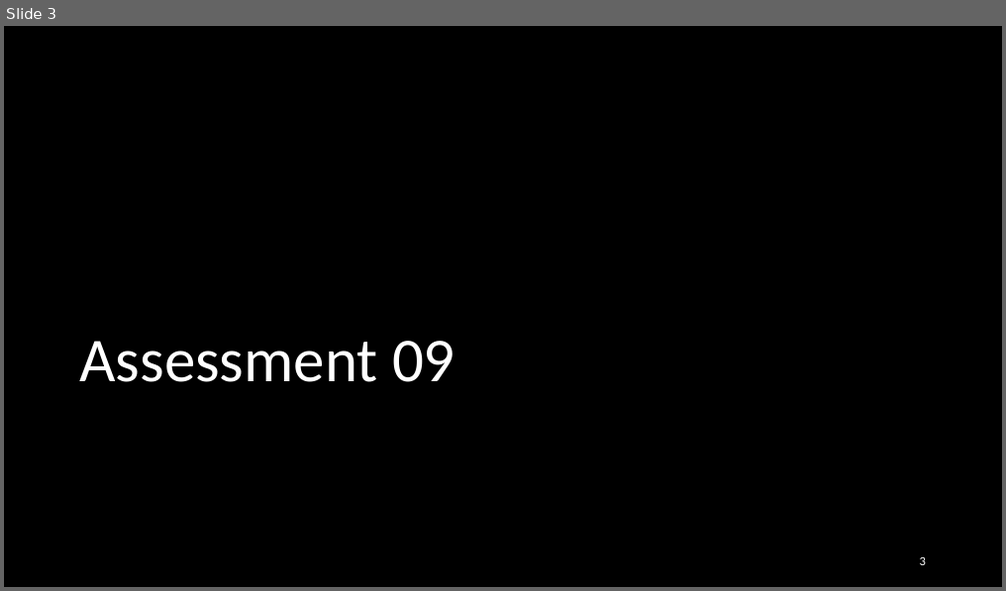
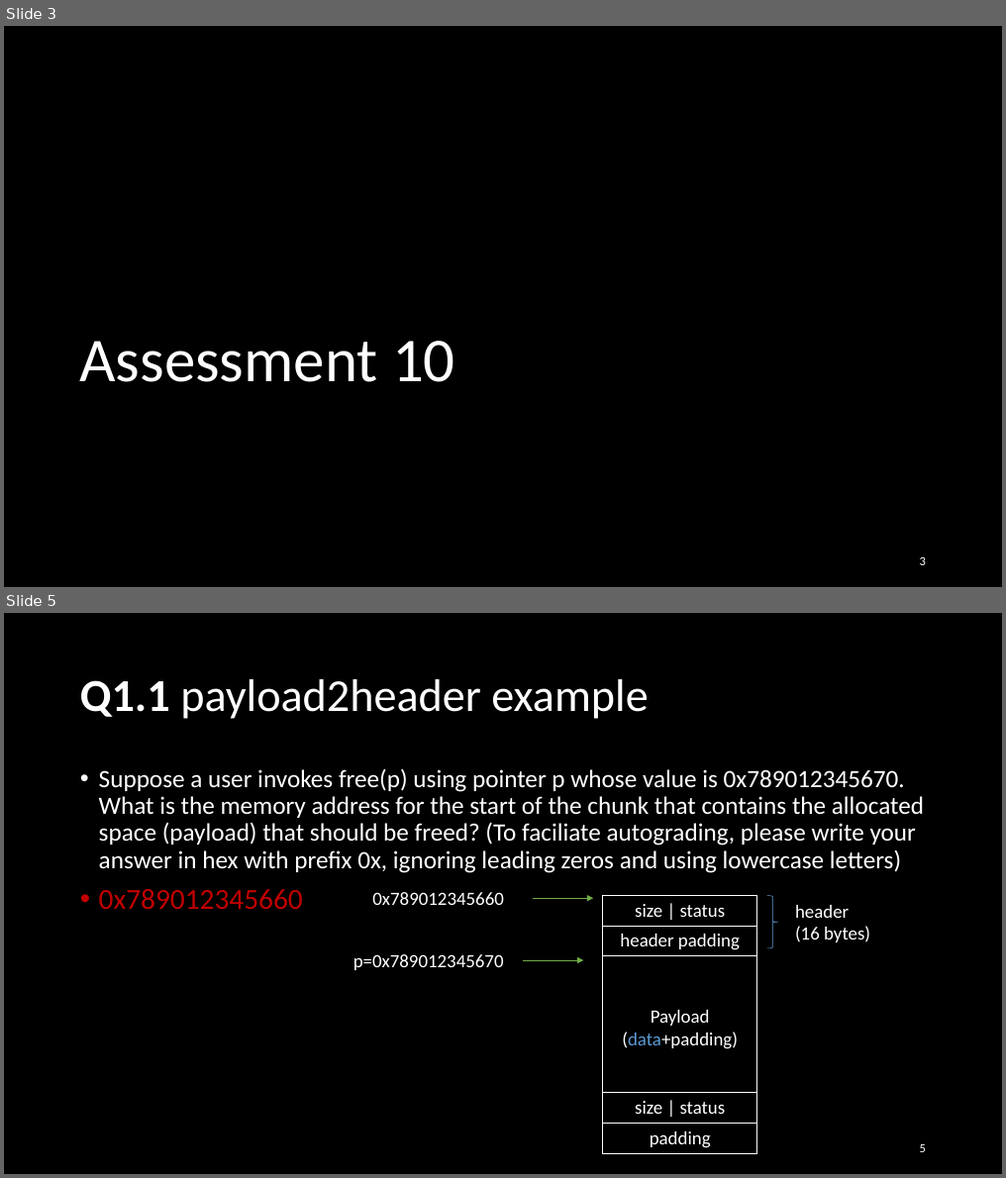
Before and after one commit to NYU-CSO/nyu-cso.github.io, a slide deck: rec-notes/r11.pptx. Shown one above the other, each under a label of ours: slide 3 before the commit, slides 3 and 5 after it; the slides between them are not shown. The pictures are 1006x591 and 1006x1178 pixels, drawn with LibreOffice and Linux fonts; fonts in the diff are those of the drawing. Boxes give left, top, right and bottom in pixels: in the first picture for what was removed or moved away, otherwise in the second. Text is boxed around its words. In the diff, an @@ line names an element or a change of style, - is before the commit and + after.

```diff
--- a/rec-notes/r11.pptx
+++ b/rec-notes/r11.pptx
@@ slide 5 added at (4, 613, 1002, 1174), background #000000 @@
@@ title added at (80, 679, 648, 719), 44 pt, text #FFFFFF @@
+Q1.1 payload2header example
@@ text added at (99, 768, 924, 909), 24 pt, text #FFFFFF @@
+• Suppose a user invokes free(p) using pointer p whose value is 0x789012345670. What is the memory address for the start of the chunk that contains the allocated space (payload) that should be freed? (To faciliate autograding, please write your answer in hex with prefix 0x, ignoring leading zeros and using lowercase letters)
+• 0x789012345660
@@ text added at (372, 892, 504, 905), 18 pt, text #FFFFFF @@
+0x789012345660
@@ arrow added from (533, 898) to (593, 898), #70AD47 0.5 pt @@
@@ table added at (603, 895, 757, 1153), 5 rows, 1 columns @@
+size | status
+header padding
+Payload / (data+padding)
+size | status
+padding
@@ right brace added at (767, 896, 778, 950), outline #5B9BD5 0.5 pt @@
@@ text added at (795, 905, 870, 943), 18 pt, text #FFFFFF @@
+header
+(16 bytes)
@@ text added at (353, 955, 504, 970), 18 pt, text #FFFFFF @@
+p=0x789012345670
@@ arrow added from (523, 960) to (583, 960), #70AD47 0.5 pt @@
@@ page number added at (920, 1145, 926, 1153), 12 pt, text #FFFFFF @@
+5
@@ slide 3 changed as well @@
@@ title at (79, 341, 455, 382): text changed @@
-Assessment 09
+Assessment 10
```
Also in this commit, not shown: 2 other slides changed, 39 other slides added, 30 slides removed, 1 other file.
